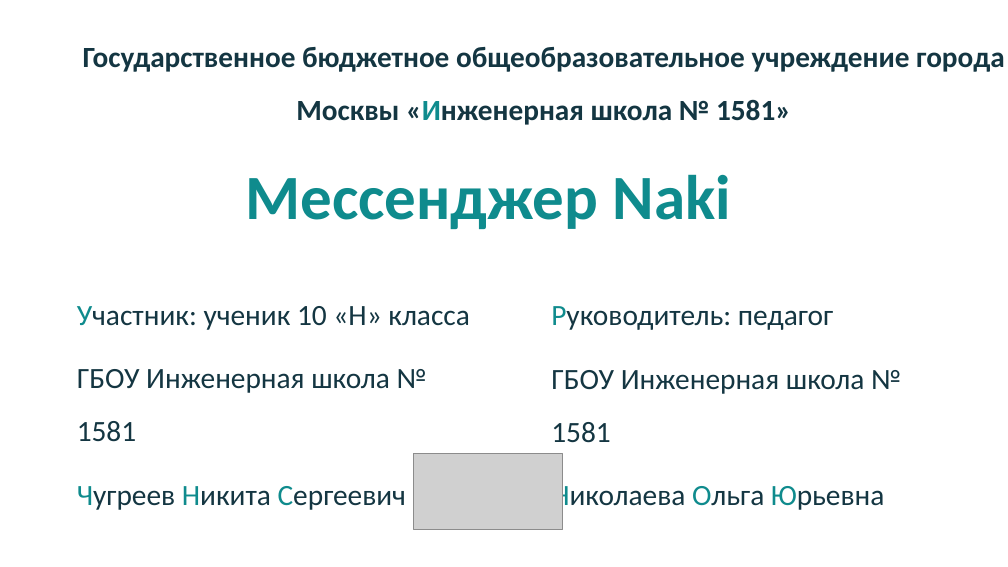
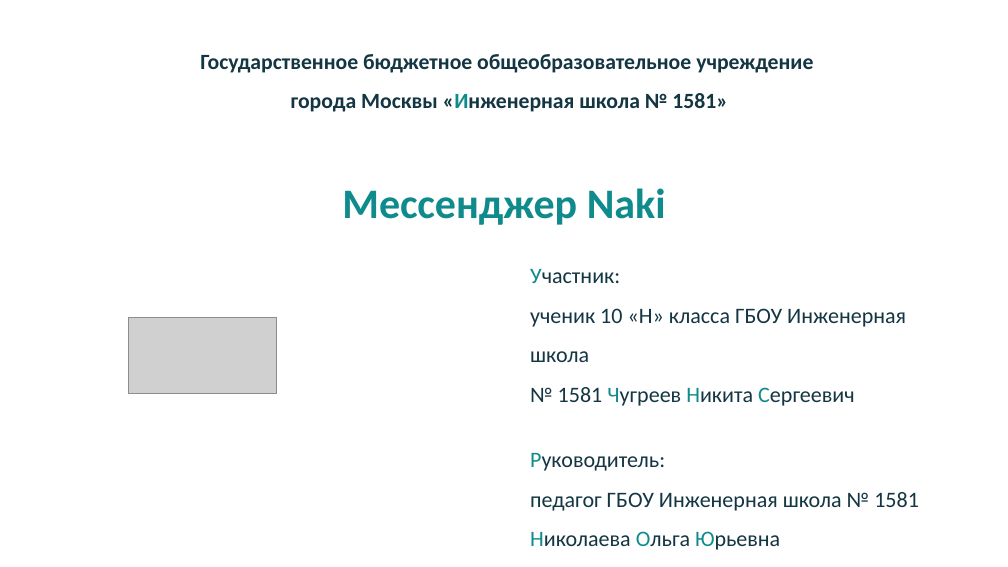
Before and after one commit to Nak1i1/Naki, a slide deck: slide 1 of Мессенджер Naki.pptx. Drawn at 1008x567 pixels with LibreOffice and Linux fonts; fonts in the diff are those of the drawing; grey boxes stand for pictures. Boxes give left, top, right and bottom in pixels: in the first picture for what was removed or moved away, otherwise in the second. Text is boxed around its words. In the diff, an @@ line names an element or a change of style, - is before the commit and + after.

```diff
--- a/Мессенджер Naki.pptx
+++ b/Мессенджер Naki.pptx
@@ title "Государственное бюджетное общеобразовательное учреждение гор ..." at [200, 54, 813, 112]: size 27.9 to 20.7 pt @@
@@ text "Мессенджер Naki": place and size @@
-text "Мессенджер Naki" at [246, 174, 731, 229]
+text "Мессенджер Naki" at [342, 188, 666, 225]
@@ text "Мессенджер Naki" at [342, 188, 666, 225]: size 60 to 40 pt @@
@@ text "Участник:": place and size @@
-text "Участник:" at [551, 306, 901, 513]
+text "Участник:" at [530, 269, 919, 550]
@@ text at [530, 269, 919, 511]: text changed; size 28 to 21 pt @@
-Руководитель: педагог
-ГБОУ Инженерная школа № 1581
+Участник:
+ученик 10 «Н» класса ГБОУ Инженерная школа
+№ 1581 Чугреев Никита Сергеевич
+Руководитель:
+педагог ГБОУ Инженерная школа № 1581
@@ text removed at [77, 306, 469, 510] @@
-Участник: ученик 10 «Н» класса
-ГБОУ Инженерная школа № 1581
-Чугреев Никита Сергеевич
@@ picture: place and size @@
-picture at [414, 454, 563, 530]
+picture at [128, 318, 277, 394]
@@ text at [530, 531, 780, 550]: size 28 to 21 pt in "Николаева Ольга Юрьевна"; less space between paragraphs @@
```
Also in this commit, not shown: 5 other files.
